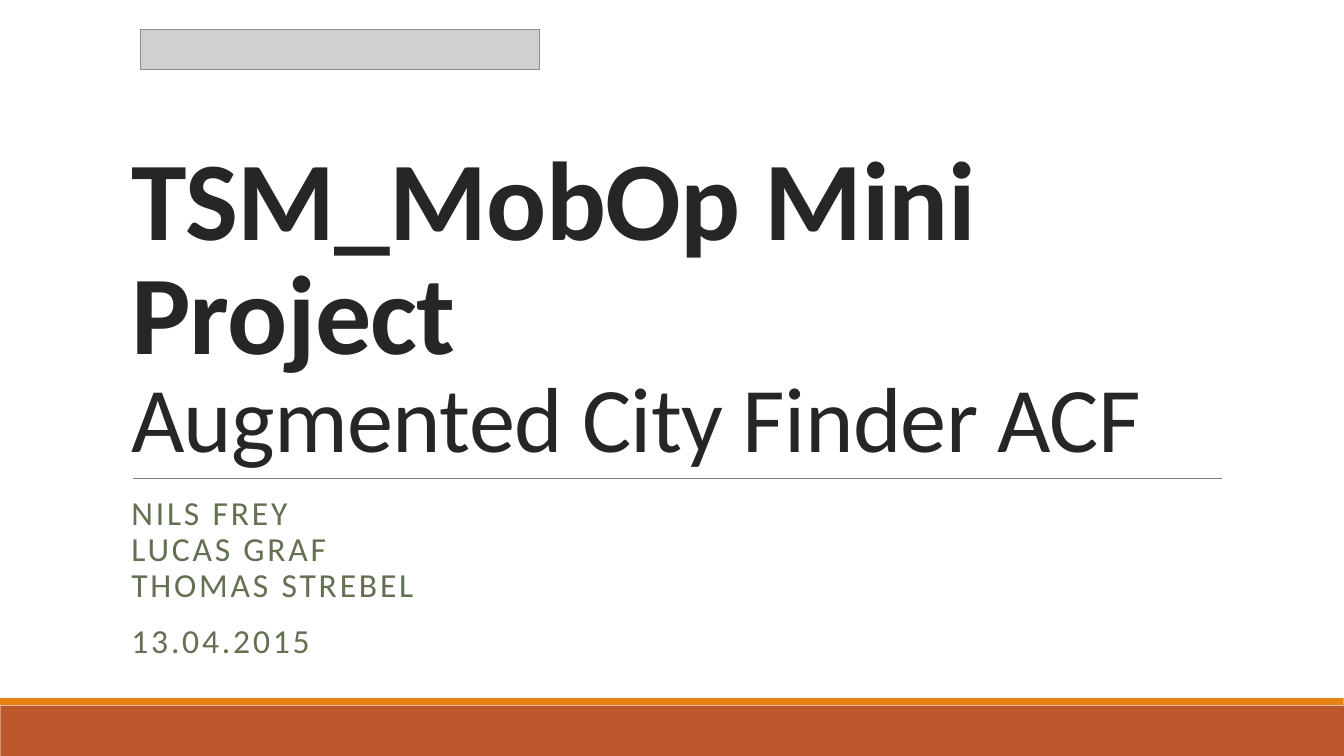
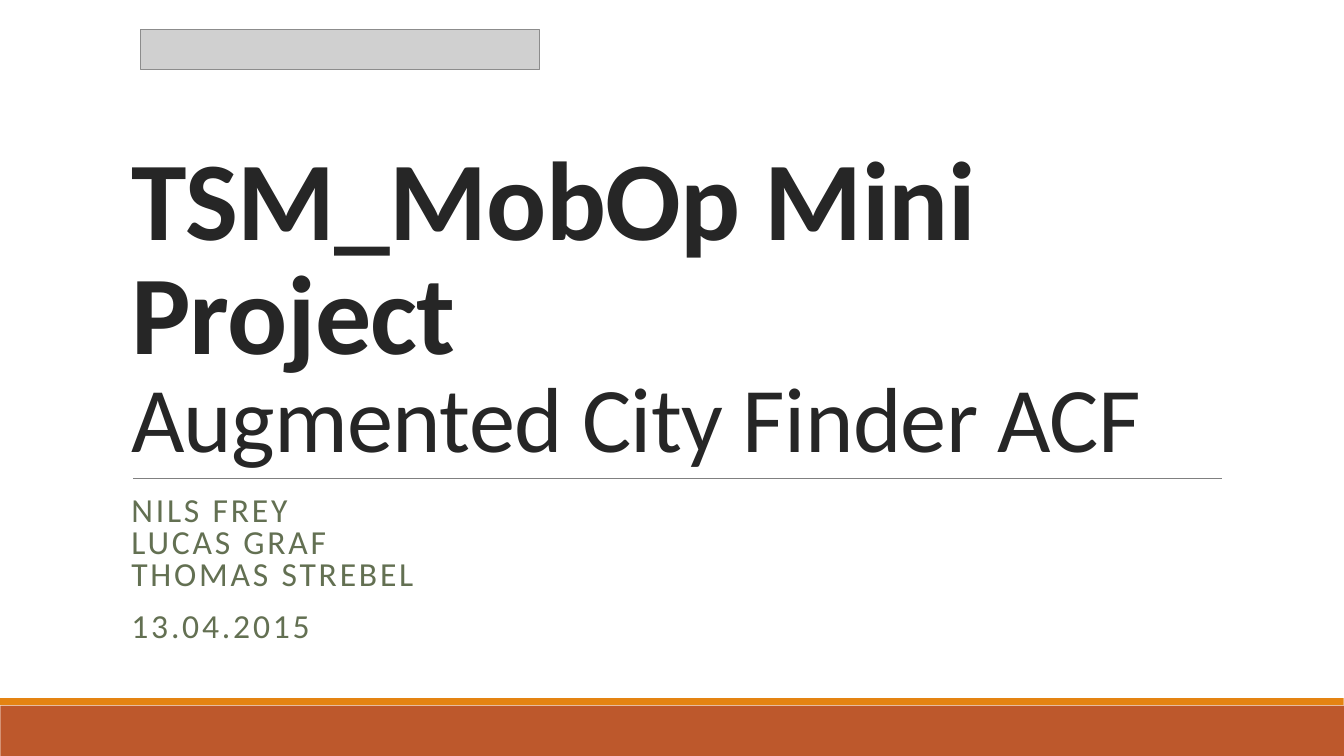
Before and after one commit to freyn42/TSM_MobOp, a slide deck: slide 1 of Presentation/TSM_MobOp Mini Project.pptx. Drawn at 1344x756 pixels with LibreOffice and Linux fonts; fonts in the diff are those of the drawing; grey boxes stand for pictures. Boxes give left, top, right and bottom in pixels: in the first picture for what was removed or moved away, otherwise in the second. Text is boxed around its words. In the diff, an @@ line names an element or a change of style, - is before the commit and + after.

```diff
--- a/Presentation/TSM_MobOp Mini Project.pptx
+++ b/Presentation/TSM_MobOp Mini Project.pptx
@@ subtitle "NILS FREY LUCAS GRAF THOMAS ..." at <box>131,500,414,638</box>: line spacing 0.9 to 0.8 @@
```
Also in this commit, not shown: 11 other slides changed.
